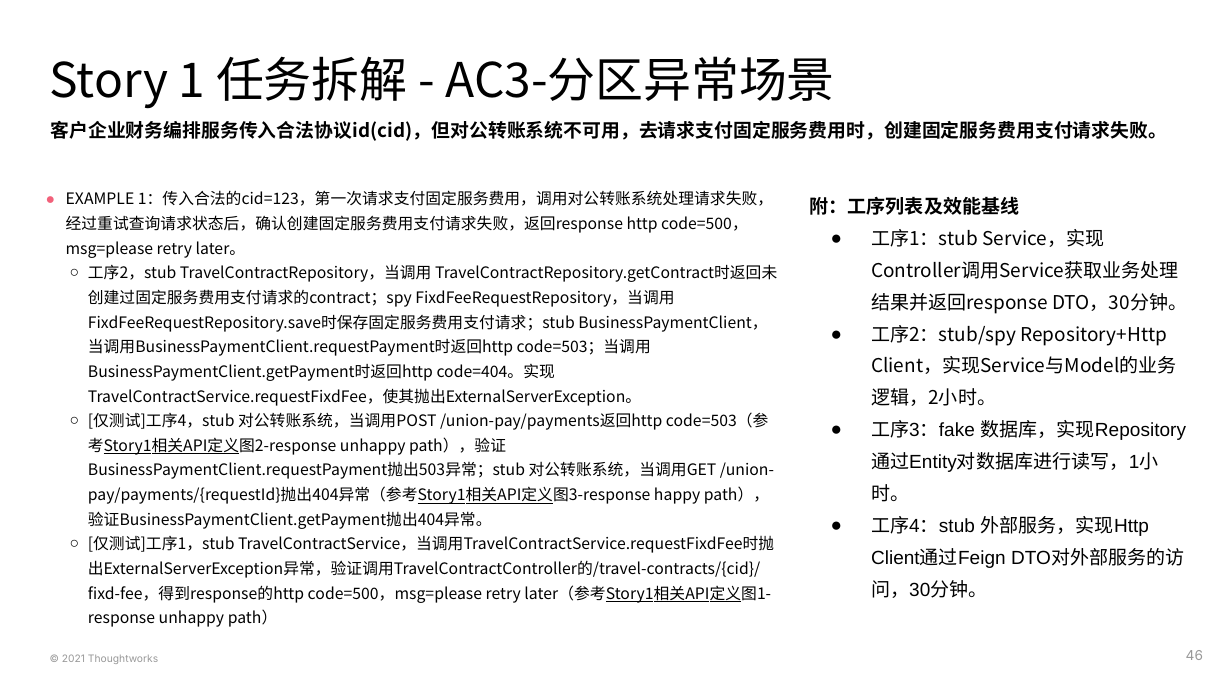
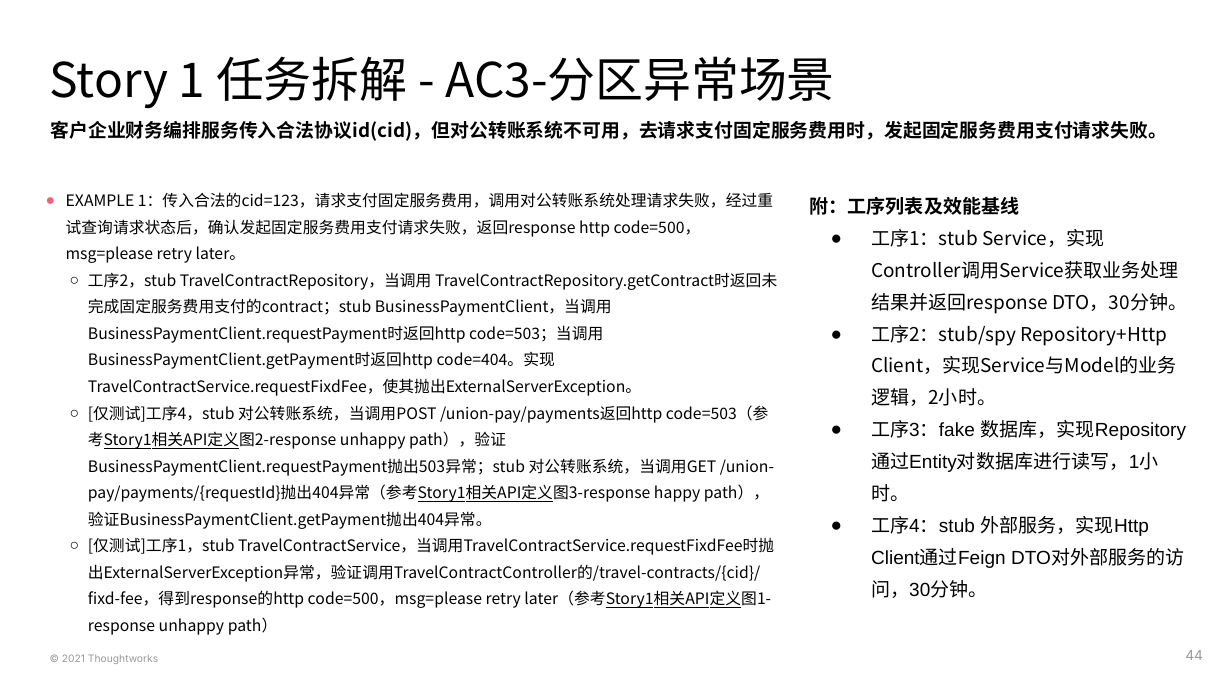
Before and after one commit to deesyx/heima, a slide deck: slide 44 of doc/PS4 黑马考核-项目On-boarding模板-胡炫光.pptx (slide 46 before the commit). Drawn at 1232x693 pixels with LibreOffice and Linux fonts; fonts in the diff are those of the drawing. Boxes give left, top, right and bottom in pixels: in the first picture for what was removed or moved away, otherwise in the second. Text is boxed around its words. In the diff, an @@ line names an element or a change of style, - is before the commit and + after.

```diff
--- a/doc/PS4 黑马考核-项目On-boarding模板-胡炫光.pptx
+++ b/doc/PS4 黑马考核-项目On-boarding模板-胡炫光.pptx
@@ subtitle at <box>50,121,1167,141</box>: text changed @@
-客户企业财务编排服务传入合法协议id(cid)，但对公转账系统不可用，去请求支付固定服务费用时，创建固定服务费用支付请求失败。
+客户企业财务编排服务传入合法协议id(cid)，但对公转账系统不可用，去请求支付固定服务费用时，发起固定服务费用支付请求失败。
@@ text at <box>66,192,777,396</box>: text changed @@
-● EXAMPLE 1：传入合法的cid=123，第一次请求支付固定服务费用，调用对公转账系统处理请求失败，经过重试查询请求状态后，确认创建固定服务费用支付请求失败，返回response http code=500，msg=please retry later。
-  ○ 工序2，stub TravelContractRepository，当调用 TravelContractRepository.getContract时返回未创建过固定服务费用支付请求的contract；spy FixdFeeRequestRepository，当调用FixdFeeRequestRepository.save时保存固定服务费用支付请求；stub BusinessPaymentClient，当调用BusinessPaymentClient.requestPayment时返回http code=503；当调用BusinessPaymentClient.getPayment时返回http code=404。实现TravelContractService.requestFixdFee，使其抛出ExternalServerException。
+● EXAMPLE 1：传入合法的cid=123，请求支付固定服务费用，调用对公转账系统处理请求失败，经过重试查询请求状态后，确认发起固定服务费用支付请求失败，返回response http code=500，msg=please retry later。
+  ○ 工序2，stub TravelContractRepository，当调用 TravelContractRepository.getContract时返回未完成固定服务费用支付的contract；stub BusinessPaymentClient，当调用BusinessPaymentClient.requestPayment时返回http code=503；当调用BusinessPaymentClient.getPayment时返回http code=404。实现TravelContractService.requestFixdFee，使其抛出ExternalServerException。
@@ text at <box>88,405,774,635</box>: line spacing 1.3 to 1.4 @@
@@ page number at <box>1185,650,1203,660</box>: text changed @@
-46
+44
```
Also in this commit, not shown: 14 other slides changed, 1 slide removed, 17 other files.
